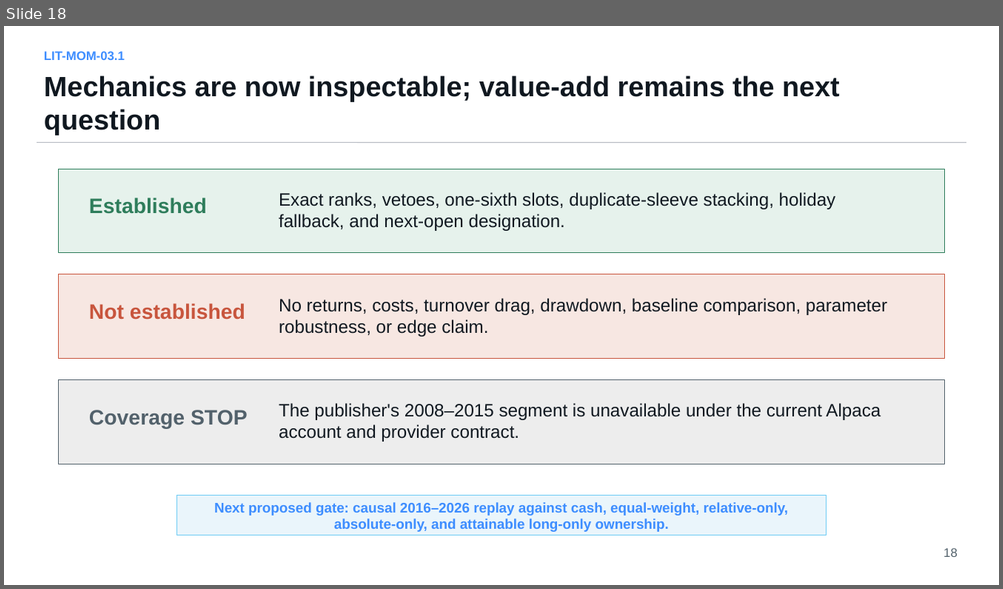
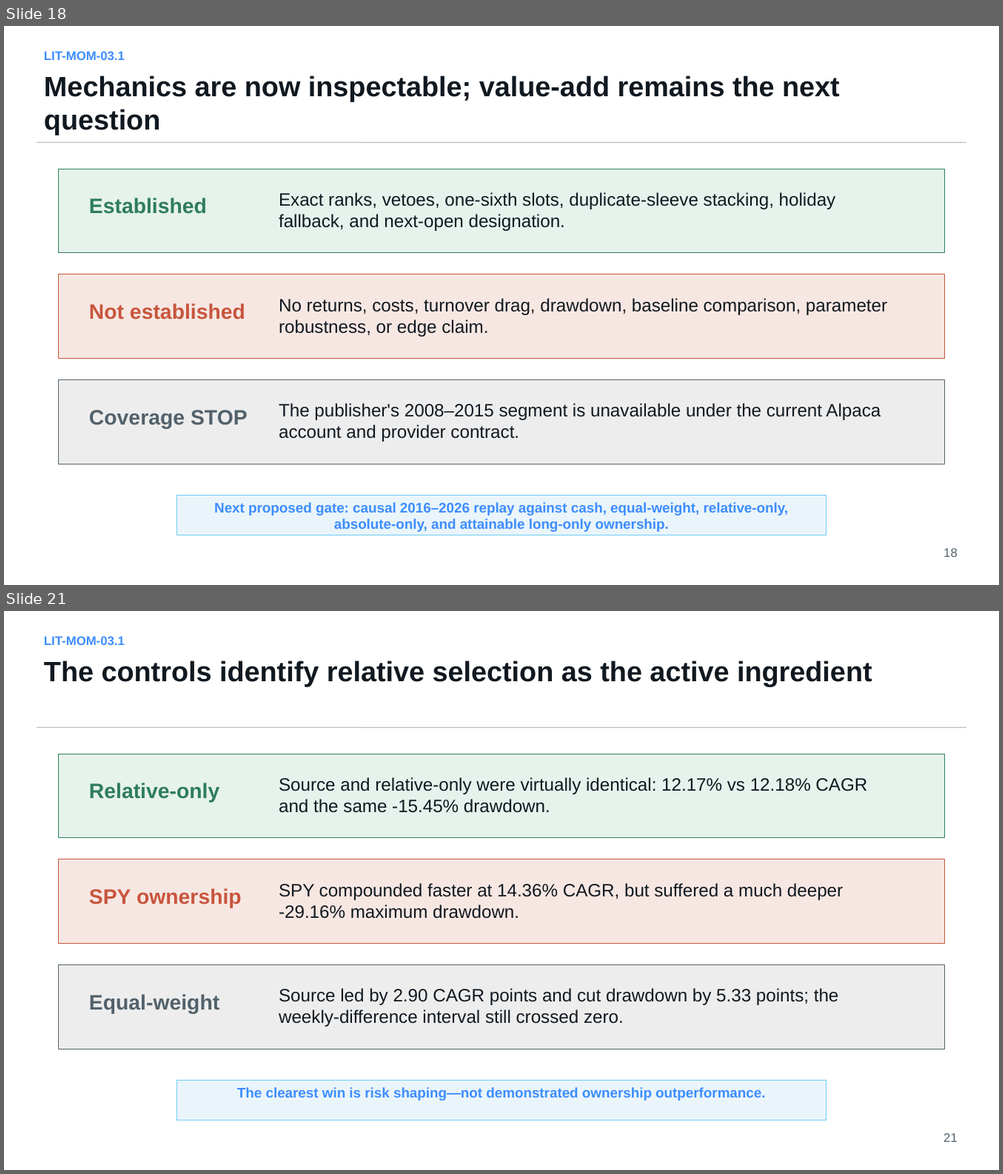
Before and after one commit to Francisc0Franc0/Time-Series-Modeling-Gen5, a slide deck: literature_studies/presentations/gen5_lit_mom_03_1_dual_momentum_study.pptx. Shown one above the other, each under a label of ours: slide 18 before the commit, slides 18 and 21 after it; the slides between them are not shown. The pictures are 1003x589 and 1003x1174 pixels, drawn with LibreOffice and Linux fonts; fonts in the diff are those of the drawing. Boxes give left, top, right and bottom in pixels: in the first picture for what was removed or moved away, otherwise in the second. Text is boxed around its words. In the diff, an @@ line names an element or a change of style, - is before the commit and + after.

Commit message:
Evaluate dual momentum against causal controls

```diff
--- a/literature_studies/presentations/gen5_lit_mom_03_1_dual_momentum_study.pptx
+++ b/literature_studies/presentations/gen5_lit_mom_03_1_dual_momentum_study.pptx
@@ slide 21 added at (4,611,999,1170), background #FFFFFF @@
@@ text added at (44,636,125,645), 12 pt, text #3D8DFF, bold @@
+LIT-MOM-03.1
@@ text added at (44,661,872,686), 27 pt, text #101820, bold @@
+The controls identify relative selection as the active ingredient
@@ line added from (37, 727) to (967, 727), #B8BCC4 0.75 pt @@
@@ rectangle added at (59,755,945,838), fill #E6F2EC, outline #2E7D5B 0.75 pt @@
@@ text added at (89,783,219,803), 20.2 pt, text #2E7D5B, bold @@
+Relative-only
@@ text added at (279,777,867,813), 17.2 pt, text #101820 @@
+Source and relative-only were virtually identical: 12.17% vs 12.18% CAGR and the same -15.45% drawdown.
@@ rectangle added at (59,860,945,943), fill #F7E7E2, outline #C8553D 0.75 pt @@
@@ text added at (89,889,242,908), 20.2 pt, text #C8553D, bold @@
+SPY ownership
@@ text added at (279,883,842,919), 17.2 pt, text #101820 @@
+SPY compounded faster at 14.36% CAGR, but suffered a much deeper -29.16% maximum drawdown.
@@ rectangle added at (59,965,945,1049), fill #EDEDED, outline #52616B 0.75 pt @@
@@ text added at (89,994,219,1014), 20.2 pt, text #52616B, bold @@
+Equal-weight
@@ text added at (279,988,839,1027), 17.2 pt, text #101820 @@
+Source led by 2.90 CAGR points and cut drawdown by 5.33 points; the weekly-difference interval still crossed zero.
@@ rectangle added at (176,1080,826,1121), fill #EAF5FB, outline #6DCBF4 0.75 pt @@
@@ text added at (237,1088,765,1101), 13.5 pt, text #3D8DFF, bold @@
+The clearest win is risk shaping—not demonstrated ownership outperformance.
@@ text added at (943,1133,957,1142), 12 pt, text #52616B @@
+21
```
Also in this commit, not shown: 1 slide changed, 5 other slides added, 9 other files.
